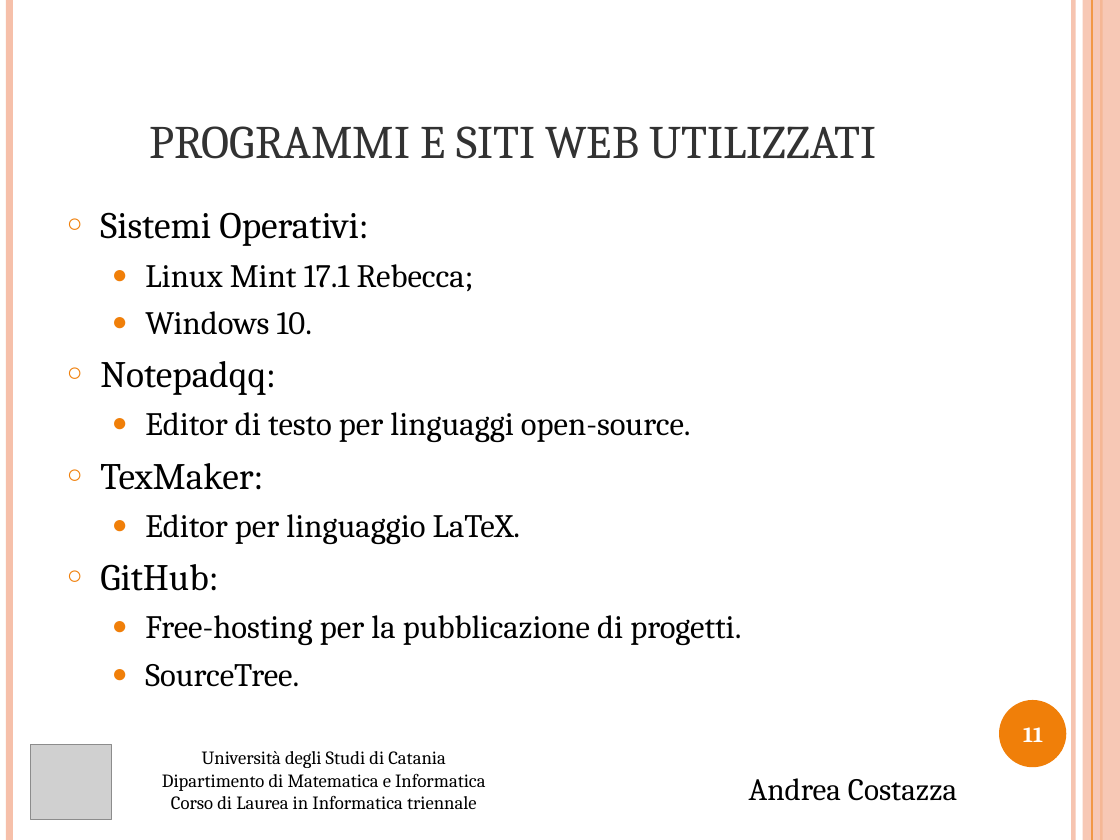
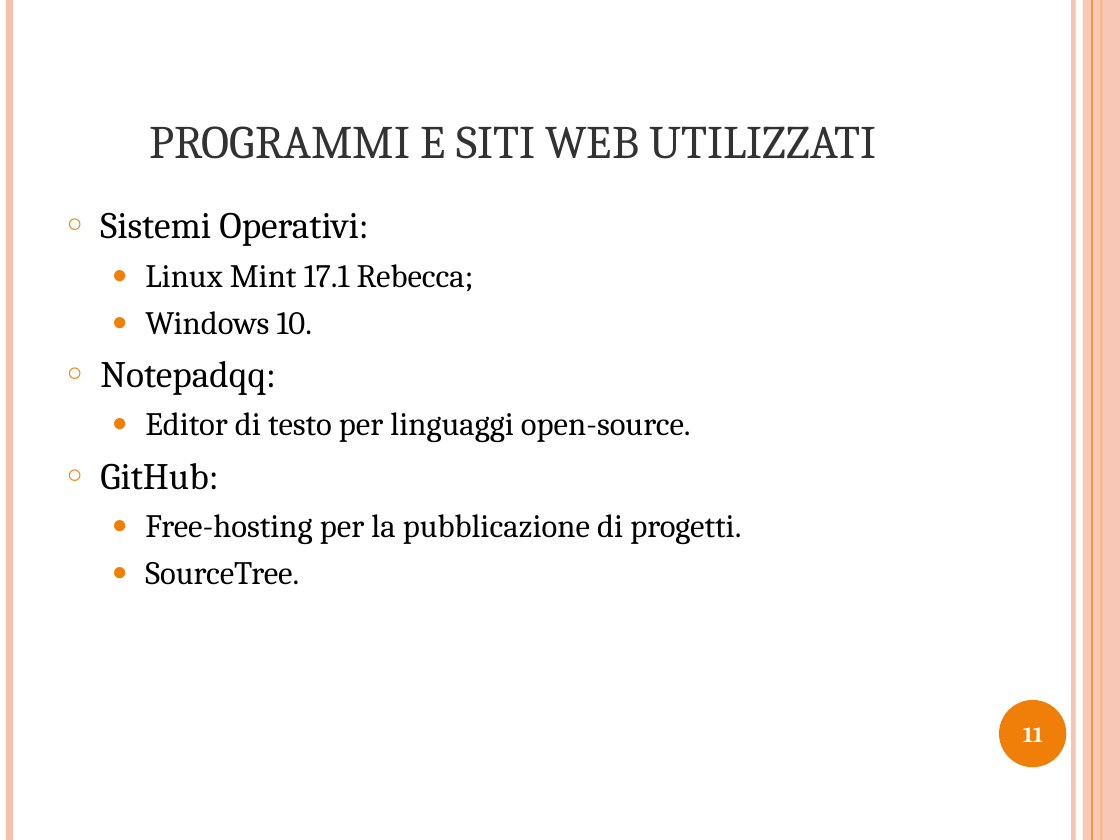
Before and after one commit to opendatahacklab/cityservices, a slide deck: slide 11 of Presentazione_Tesi.ppt. Drawn at 1120x840 pixels with LibreOffice and Linux fonts; fonts in the diff are those of the drawing; grey boxes stand for pictures. Boxes give left, top, right and bottom in pixels: in the first picture for what was removed or moved away, otherwise in the second. Text is boxed around its words. In the diff, an @@ line names an element or a change of style, - is before the commit and + after.

```diff
--- a/Presentazione_Tesi.ppt
+++ b/Presentazione_Tesi.ppt
@@ text at bbox=[100, 463, 520, 544]: paragraphs removed @@
-○ TexMaker:
-  ● Editor per linguaggio LaTeX.
@@ picture removed at bbox=[30, 745, 111, 820] @@
@@ text removed at bbox=[162, 751, 486, 809] @@
-Università degli Studi di Catania
-Dipartimento di Matematica e Informatica
-Corso di Laurea in Informatica triennale
@@ text removed at bbox=[749, 778, 957, 801] @@
-Andrea Costazza
```
Also in this commit, not shown: 11 other slides changed, 1 other file.
